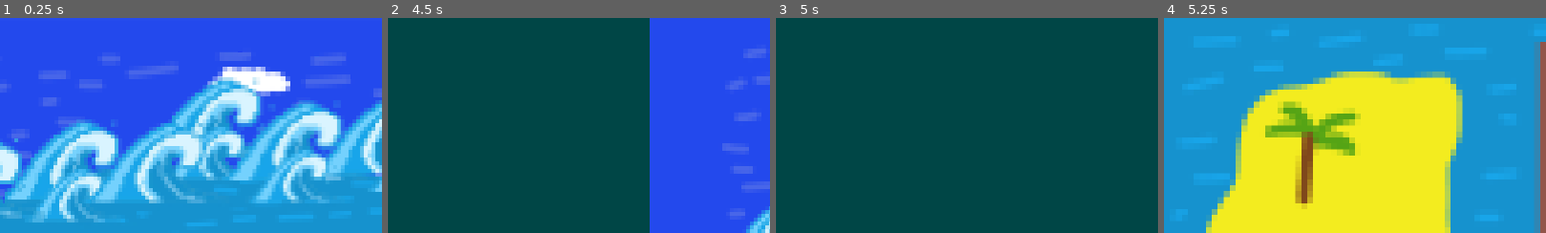
Above: before the commit, frames 1-4 (left to right).
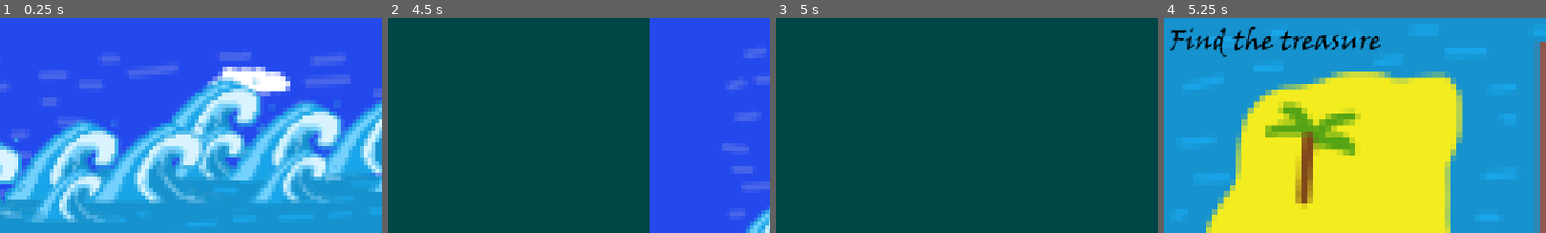
Above: after the commit, the same moments.

Repository: Kira932/godot_jam
Game: Godot game, scene res://scene/transition.tscn
Same seed, same stepped clock (60 frames per second), same inputs: the game is played once before the commit and once after it.
Inputs (mouse positions are % of the whole screen's width and height, from its top left):
- Up to frame 1 (0.25 s): no input
- Up to frame 2 (4.5 s): move the mouse to (72, 45) at 0.52 s; click (72, 45) at 0.6 s; move the mouse to (30, 55) at 1.27 s; click (30, 55) at 1.35 s; move the mouse to (60, 28) at 2.02 s; click (60, 28) at 2.1 s; move the mouse to (45, 70) at 2.77 s; click (45, 70) at 2.85 s; move the mouse to (80, 65) at 3.52 s; click (80, 65) at 3.6 s; move the mouse to (20, 35) at 4.27 s; click (20, 35) at 4.35 s
- Up to frame 3 (5 s): no input
- Up to frame 4 (5.25 s): move the mouse to (55, 50) at 5.02 s; click (55, 50) at 5.1 s
The pictures show only the part of the screen within x 0-50%, y 0-50%; the shares and areas given below are measured in that part.

Frames 1-3 are identical in both runs. In frame 4, 2.0% of the frame differs, in the area x 1-57%, y 4-19%.

Commit message:
[add] indication text for games

Diff:
--- a/scene/boat_in_the_bottle.tscn
+++ b/scene/boat_in_the_bottle.tscn
@@ -6,6 +6,7 @@
 [ext_resource type="Texture2D" uid="uid://bdswnlcacrj4h" path="res://assets/boat_in_the_bottle/Bateau.png" id="3_h0600"]
 [ext_resource type="Texture2D" uid="uid://d32mo8ktnpgxi" path="res://assets/boat_in_the_bottle/Bouteille.png" id="4_ccm6c"]
 [ext_resource type="PackedScene" uid="uid://cofyqdd7fmu16" path="res://prefabs/timer.tscn" id="6_80qbt"]
+[ext_resource type="Texture2D" uid="uid://dc8qvtj7ou4od" path="res://assets/boat_in_the_bottle/txt indication.png" id="7_1fbpe"]
 
 [sub_resource type="RectangleShape2D" id="RectangleShape2D_1d00x"]
 size = Vector2(256, 296)
@@ -83,15 +84,20 @@
 shape = SubResource("RectangleShape2D_j5btf")
 debug_color = Color(0.931964, 0.228725, 0.328113, 0.42)
 
+[node name="Baril" parent="." instance=ExtResource("6_80qbt")]
+position = Vector2(-728, 384)
+
+[node name="Indication" type="Sprite2D" parent="."]
+position = Vector2(-653.79, -452.5)
+scale = Vector2(0.464602, 0.464602)
+texture = ExtResource("7_1fbpe")
+
 [node name="Timer" type="Timer" parent="."]
 process_callback = 0
 wait_time = 5.0
 one_shot = true
 autostart = true
 
-[node name="Baril" parent="." instance=ExtResource("6_80qbt")]
-position = Vector2(-728, 384)
-
 [connection signal="input_event" from="Boat" to="Boat" method="_on_input_event"]
 [connection signal="area_entered" from="Bottle/Right" to="." method="_on_boat_entered"]
 [connection signal="area_entered" from="Bottle/Upndown" to="." method="_on_upndown_area_entered"]
--- a/scene/spot_the_diff.tscn
+++ b/scene/spot_the_diff.tscn
@@ -6,6 +6,7 @@
 [ext_resource type="Texture2D" uid="uid://d3u16t6kx7tj1" path="res://assets/spot_the_diff/Coffre trésor.png" id="5_1xpnp"]
 [ext_resource type="PackedScene" uid="uid://cofyqdd7fmu16" path="res://prefabs/timer.tscn" id="5_u07d4"]
 [ext_resource type="Texture2D" uid="uid://dqawkh0k044g8" path="res://assets/spot_the_diff/Chaussette salle.png" id="6_2t0cv"]
+[ext_resource type="Texture2D" uid="uid://c5hacf7agqj6r" path="res://assets/spot_the_diff/Txt indication.png" id="7_cdwi5"]
 
 [sub_resource type="GDScript" id="GDScript_6yjsn"]
 script/source = "extends Area2D
@@ -70,6 +71,11 @@
 [node name="Baril" parent="." instance=ExtResource("5_u07d4")]
 position = Vector2(-792, 424)
 
+[node name="Indication" type="Sprite2D" parent="."]
+position = Vector2(-680, -480)
+scale = Vector2(0.454023, 0.454023)
+texture = ExtResource("7_cdwi5")
+
 [node name="Timer" type="Timer" parent="."]
 process_callback = 0
 wait_time = 5.0
Not shown: 1 places in scene/boat_in_the_bottle.tscn that only renumber resources
Not shown: 1 places in scene/spot_the_diff.tscn that only renumber resources
